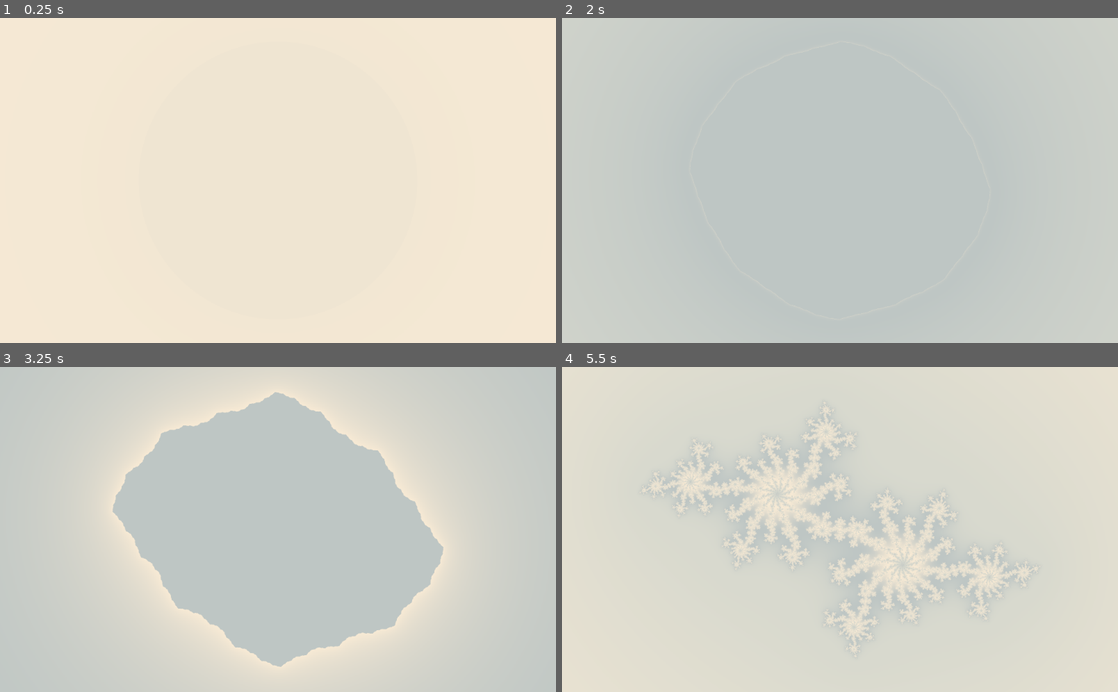
Above: before the commit, frames 1-4 (two rows, left to right).
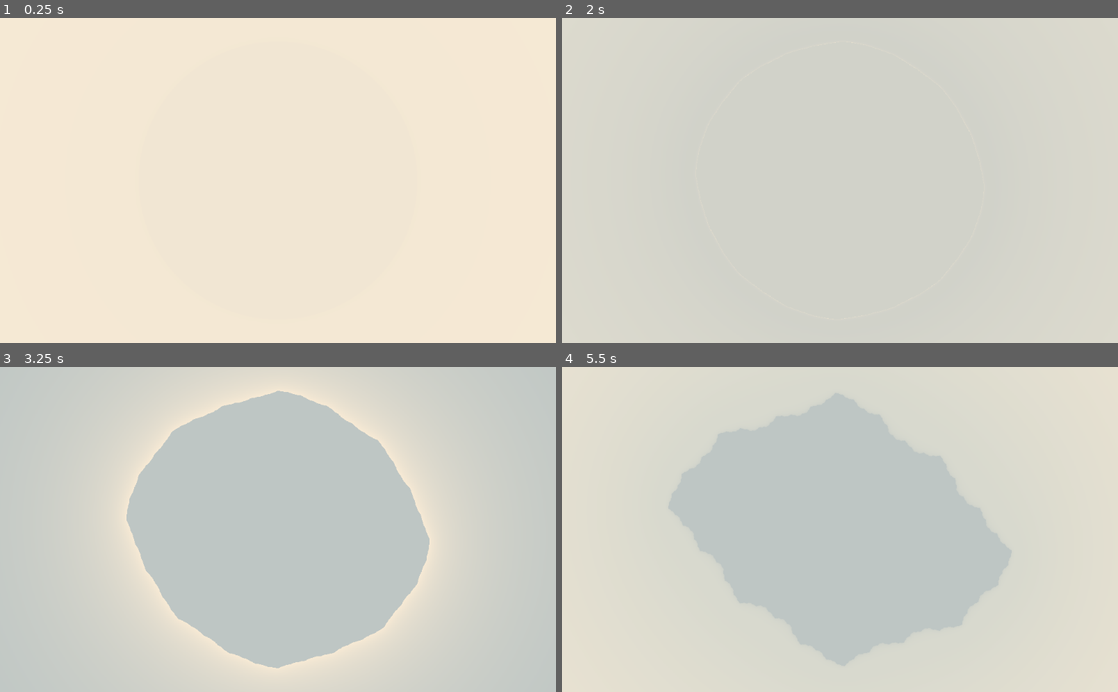
Above: after the commit, the same moments.

Repository: kiwijuice56/portfolio-website
Game: Godot game, scene res://main/Main.tscn
Same seed, same stepped clock (60 frames per second), same inputs: the game is played once before the commit and once after it.
Inputs:
- Up to frame 1 (0.25 s): no input
- Up to frame 2 (2 s): tap Enter at 0.5 s; tap Space at 1.25 s
- Up to frame 3 (3.25 s): tap Enter at 2 s
- Up to frame 4 (5.5 s): no input

The runs differ from the first frame. In frame 2, 0.2% of the frame differs, in the area x 24-76%, y 7-93%; in frame 3, 3.4%; in frame 4, 15%, in the area x 14-86%, y 8-92%.

Commit message:
Optimized fractal

Diff:
--- a/main/fractal_navigation.gd
+++ b/main/fractal_navigation.gd
@@ -61,7 +61,7 @@
 	_on_step()
 
 func _on_step() -> void:
-	$Tween.interpolate_property(material, "shader_param/mouse_pos", null, Vector2(randf() * 2 - 1, randf() * 2 - 1), 10.0, Tween.TRANS_QUAD,Tween.EASE_IN_OUT)
+	$Tween.interpolate_property(material, "shader_param/mouse_pos", null, Vector2(randf() * 2 - 1, randf() * 2 - 1), 15.0, Tween.TRANS_QUAD,Tween.EASE_IN_OUT)
 	$Tween.start()
 
 func update_window() -> void:
--- a/main/mandelbrot_fractal.tres
+++ b/main/mandelbrot_fractal.tres
@@ -9,7 +9,6 @@
 
 uniform float width = 1000;
 uniform float height = 800;
-uniform float angle = 0.0;
 
 uniform highp vec2 mouse_pos = vec2(0.0, 0.0);
 
@@ -48,8 +47,6 @@
 	highp float y = y_min + uv.y * (y_max - y_min);
 
 	float xtemp = x;
-	x = x * cos(angle) - y * sin(angle);
-	y = y * cos(angle) + xtemp * sin(angle);
 
 	highp float x0 = x;
 	highp float y0 = y;
@@ -95,13 +92,8 @@
 }
 
 void fragment() {
-	COLOR.rgb = vec3(0.0);
-	vec2 uv_size = vec2(1.0 / width, 1.0 / height) / 4.0;
-	for (float i = -1.0; i <= 1.0; i++) {
-		for (float j = -1.0; j <= 1.0; j++) {
-			COLOR.rgb += mandelbrot(UV - uv_size * vec2(i, j)) / 9.0;
-		}
-	}
-	float x = max(0.0, 2.0 - TIME) / 2.0;
+	COLOR.rgb = mandelbrot(UV);
+	float x = max(0.0, 3.0 - TIME) / 3.0;
 	COLOR.rgb = col_a * x + COLOR.rgb * (1.0 - x);
+
 }"
Binary file added: docs/otherprojects.webp
Not shown, added: docs/otherprojects.webp.import
Not shown, changed: docs/index.html
Not shown, changed: docs/index.pck
Not shown, changed: docs/index_template.html
Not shown, changed: docs/styles.css
